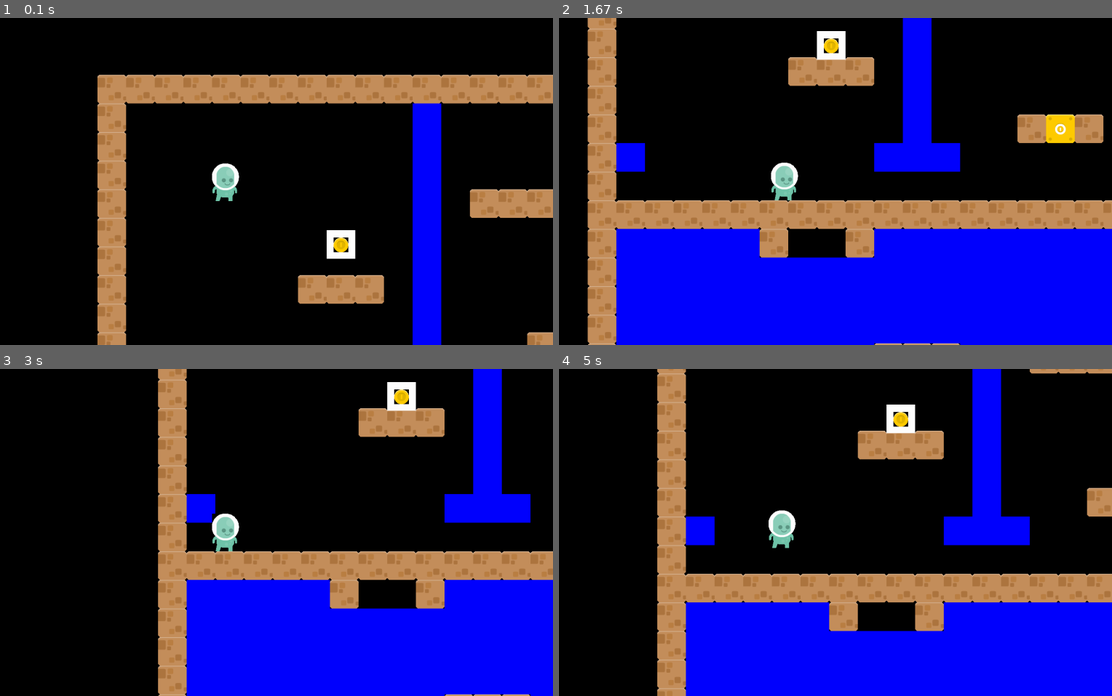
Above: before the commit, frames 1-4 (two rows, left to right).
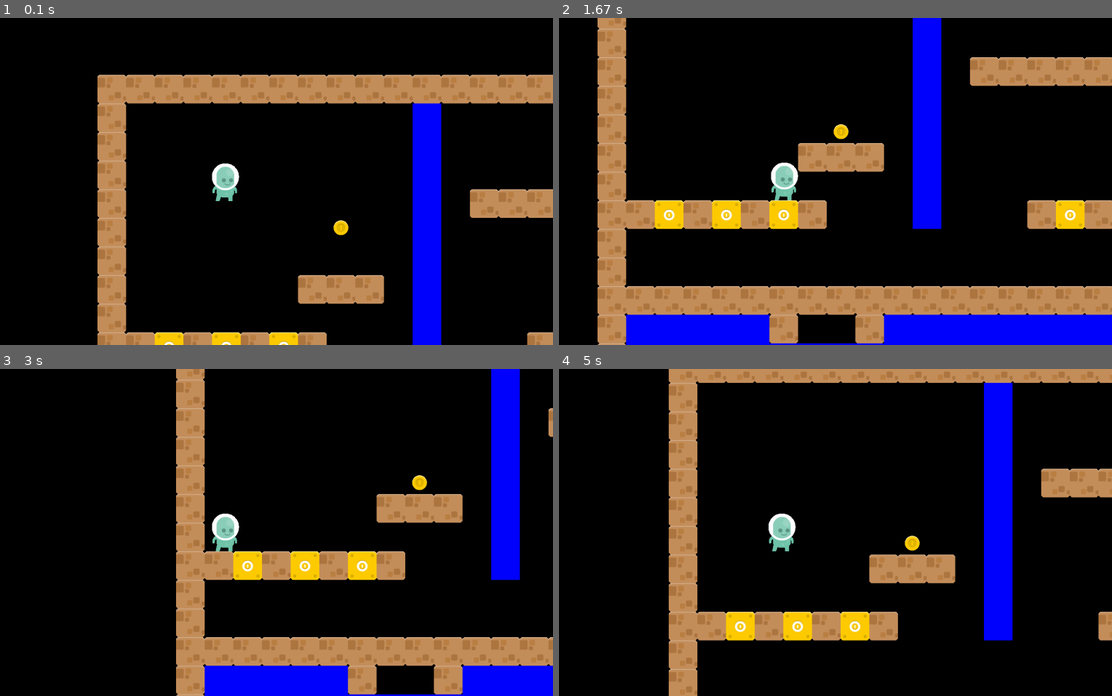
Above: after the commit, the same moments.

Repository: MahentNik/Project_pygame
Game: pygame game, started from main.py
The game is run twice, just before and just after one commit, with the same random seed, the same clock (stepped at 60 frames per second) and the same inputs.
Inputs:
- Up to frame 1 (0.1 s): no input
- Up to frame 2 (1.67 s): hold Right 0.33-0.8 s; hold Up 0.83-1.13 s
- Up to frame 3 (3 s): hold Left 1.67-2.2 s; hold Left 2.57-2.97 s
- Up to frame 4 (5 s): tap Space at 3.4, 3.8, 4.1, 4.47, 4.87 s; hold Right 3.73-4.37 s; hold Down 4.4-4.77 s; hold Left from 4.8 s (still down)

The runs differ from the first frame. In frame 1, 2.0% of the frame differs, in the area x 22-65%, y 61-100%; in frame 2, 44%, in the area x 5-100%, y 0-100%; in frame 3, 36%; in frame 4, 42%.

Commit message:
теперь монетки вылектают из сломанных блоков

Diff:
--- a/items.py
+++ b/items.py
@@ -20,8 +20,8 @@
 
         self.gravity = gravity
 
-        num1 = range(-5, 6)
-        num2 = range(4, 5)
+        num1 = range(-3, 3)
+        num2 = range(-3, -1)
 
         self.vx = random.choice(num1)
         self.vy = random.choice(num2)
--- a/main.py
+++ b/main.py
@@ -24,8 +24,8 @@
     "-       c  w       l     -",
     "-      --- w       l     -",
     "-          w       l     -",
-    "-          w   -k- l     -",
-    "-w        www      l     -",
+    "--k-k-k-   w   -k- l     -",
+    "-                  l     -",
     "-                   -ww- -",
     "---------------------ww---",
     "-wwwww-  -wwwwwwwwwwwwwww-",
@@ -92,7 +92,7 @@
     hero_im = load_image('p1_stand.png')
     brick = load_image("brickWall.png")
     coin_box = load_image("boxCoin.png")
-    coin_im = load_image("coinGold.png")
+    coin_im = load_image("coinGold.png", -1)
 
     clock = pygame.time.Clock()
     hero, level_x, level_y = create_level(PRIMITIVE_LEVEL, hero_im, brick, coin_box, coin_im)
--- a/player.py
+++ b/player.py
@@ -59,8 +59,8 @@
                     if self.other_collide(self, coin_box_group):
                         sp = self.other_collide(self, coin_box_group, True)
                         for i in sp:
-                            x, y = i.rect.x, i.rect.y
-                            Coin(x, y - 1, 70, 70, self.coin_im, self.group)
+                            x, y = (i.rect.x // 70), (i.rect.y // 70) - 1
+                            Coin(x, y, 70, 70, self.coin_im, self.group)
                     self.rect.top = tile.rect.bottom
                     self.vy = 0
 
